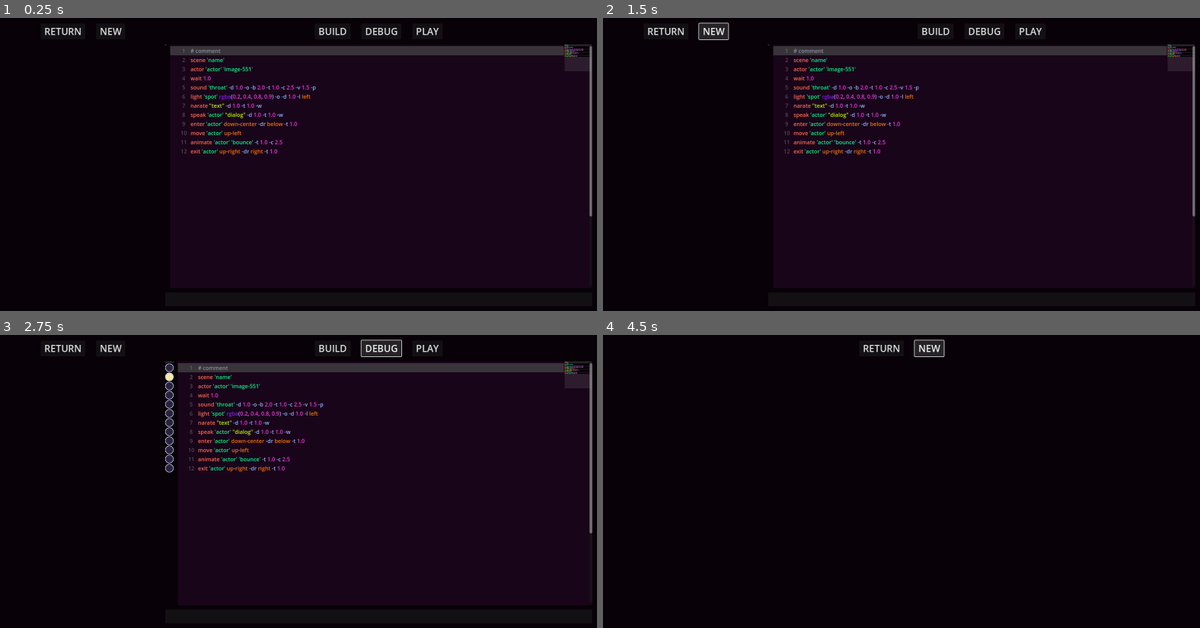
Above: before the commit, frames 1-4 (two rows, left to right).
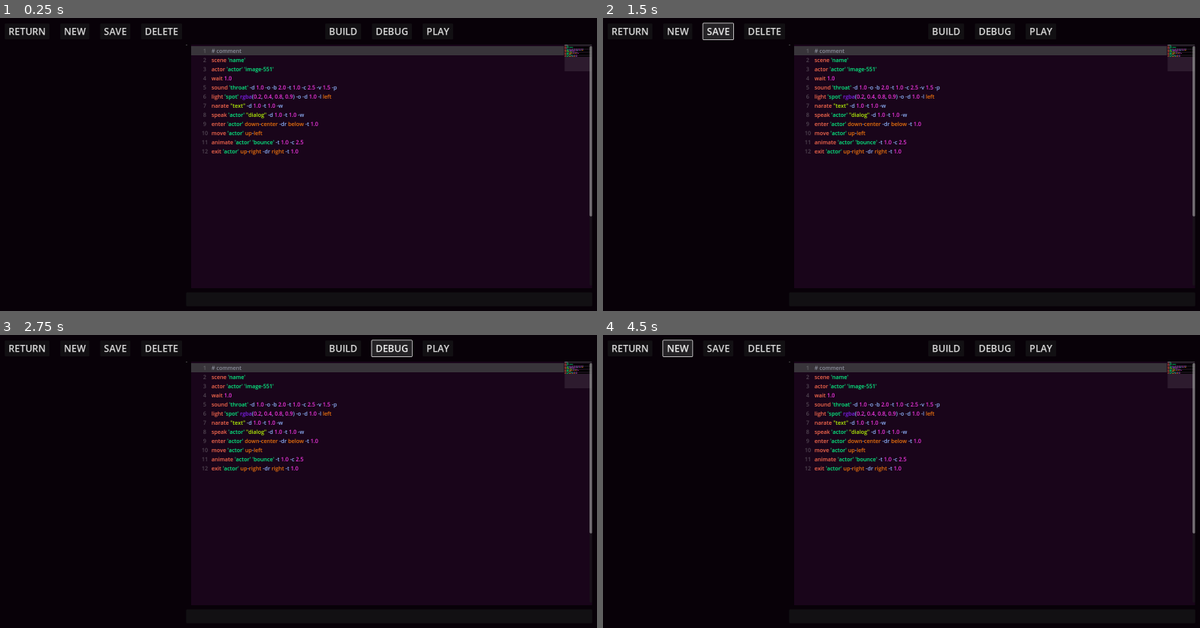
Above: after the commit, the same moments.

Repository: Wake1st/auguste
Game: Godot game, scene res://tests/test_ide.tscn
The game is run twice, just before and just after one commit, with the same random seed, the same clock (stepped at 60 frames per second) and the same inputs. This scene is started directly instead of the project's main scene. The engine's default icon, where the game draws it, is replaced by a stand-in: a white triangle on a blue panel in a dark square.
Inputs (mouse positions are in pixels of both pictures, inside the frame that each line leads up to):
- Up to frame 1 (0.25 s): no input
- Up to frame 2 (1.5 s): click "BUILD" at 0.5 s; click (716, 32) at 1.25 s, where only the run after the commit has a clickable "SAVE"
- Up to frame 3 (2.75 s): click "DEBUG" at 2 s
- Up to frame 4 (4.5 s): click "PLAY" at 2.75 s; click (1038, 349) at 3.5 s, where only the run after the commit has a clickable "PLAY"; click "NEW" at 4.25 s

The runs differ from the first frame. In frame 1, 2.7% of the frame differs, in the area x 1-76%, y 3-47%; in frame 2, 2.8%; in frame 3, 3.3%; in frame 4, 5.1%, in the area x 1-100%, y 1-68%.
Error after the commit: Invalid assignment of property or key 'lines' with value of type 'Array[String]' on a base object of type 'Nil'. (res://ui/editor/ide.gd:114)

Commit message:
script creation and deletion

Diff:
--- a/resources/Assets.gd
+++ b/resources/Assets.gd
@@ -42,17 +42,16 @@
 			file_name = dir.get_next()
 
 
-
 static func load_image(path: String) -> void:
 	var texture: Texture2D = load(path)
 	var file_name: String = path.get_file().split(".")[0]
-	Assets.textures.set(file_name, texture)
+	textures.set(file_name, texture)
 
 
 static func load_audio(path: String) -> void:
 	var audio: AudioStream = load(path)
 	var file_name: String = path.get_file().split(".")[0]
-	Assets.streams.set(file_name, audio)
+	streams.set(file_name, audio)
 
 
 static func load_script(path: String) -> void:
@@ -67,4 +66,53 @@
 	# store in RAM
 	var file_name = path.get_file().split(".")[0]
 	var script: ScriptData = ScriptData.new(file_name, lines.duplicate())
-	Assets.scripts.set(file_name, script)
+	scripts.set(file_name, script)
+
+
+static func save_script(script: ScriptData) -> void:
+	var path = "res://assets/scripts/%s.txt" % script.name
+	var file = FileAccess.open(path, FileAccess.WRITE)
+	for line in script.lines: # store all lines into the file
+		file.store_pascal_string(line)
+	file.close()
+
+	scripts[script.name] = script
+
+
+static func create_script(filename: String) -> void:
+	# ensure name is unique
+	var unique_file = create_unique_name(filename)
+
+	# load data
+	var path = "res://assets/scripts/%s.txt" % unique_file
+	var file = FileAccess.open(path, FileAccess.WRITE)
+	file.close()
+
+	# store in RAM
+	var script: ScriptData = ScriptData.new(unique_file, [])
+	scripts.set(unique_file, script)
+
+
+static func delete_script(filename: String) -> void:
+	# remove from storage
+	scripts.erase(filename)
+
+	# deletes the file
+	var dir = DirAccess.open("res://assets/scripts/")
+	dir.remove("%s.txt" % filename)
+
+
+static func has_script(filename: String) -> bool:
+	var dir = DirAccess.open("res://assets/scripts/")
+	return dir.file_exists("%s.txt" % filename)
+
+
+static func create_unique_name(name: String) -> String:
+	# ensure edited name is unique
+	var unique_name = name
+	var counter: int = 1
+	while has_script(unique_name):
+		unique_name = "%s(%s)" % [unique_name, counter]
+		counter += 1
+
+	return unique_name
--- a/ui/editor/ide.gd
+++ b/ui/editor/ide.gd
@@ -5,6 +5,8 @@
 signal return_selected()
 
 @onready var director: DebugDirector = %DebugDirector
+@onready var new_script_window: NewScriptWindow = $NewScriptWindow
+@onready var deletion_confirmation: ScriptDeletionConfirmation = $ScriptDeletionConfirmation
 
 @onready var script_selector: ScriptSelector = %ScriptSelector
 @onready var step_flag_column: StepFlagColumn = %StepFlagColumn
@@ -19,10 +21,13 @@
 
 func setup() -> void:
 	script_selector.setup(
+		_handle_script_selected,
 		_handle_return_selected,
 		_handle_create_selected,
-		_handle_script_selected
+		_handle_save_selected,
+		_handle_delete_selected
 	)
+	script_selector.refresh()
 
 
 func _ready() -> void:
@@ -30,29 +35,69 @@
 	text_editor.content_changed.connect(_handle_content_changed)
 	director.finished.connect(_handle_show_finished)
 
+	new_script_window.close_requested.connect(_handle_close_requested)
+	new_script_window.script_created.connect(_handle_creation_confirmed)
+
+	deletion_confirmation.close_requested.connect(_handle_close_requested)
+	deletion_confirmation.confirmed.connect(_handle_delete_confirmed)
+
 
 func _input(event) -> void:
 	if event.is_action_pressed("save"):
 		# get all lines
-		var lines = text_editor.get_lines()
-		script_data = ScriptData.new("EMPTY", lines)
+		script_data.lines = text_editor.get_lines()
 
+		# save file
+		Assets.save_script(script_data)
+
+		# return syntax errors
 		_check_errors(script_data)
 
 
+#region SelectionHandlers
 func _handle_return_selected() -> void:
 	visible = false
 	return_selected.emit()
 
 
 func _handle_create_selected() -> void:
-	# TODO: create an actual file
+	new_script_window.show()
+
+
+func _handle_creation_confirmed(filename: String) -> void:
+	# create an actual file and update local data
+	Assets.create_script(filename)
+	script_data = ScriptData.new(filename, [])
+
+	# ui updates
+	script_selector.refresh()
 	text_editor.clear()
 
 
+func _handle_close_requested() -> void:
+	new_script_window.hide()
+	new_script_window.clear()
+	deletion_confirmation.hide()
+
+
+func _handle_save_selected() -> void:
+	script_data.lines = text_editor.get_lines()
+	Assets.save_script(script_data)
+
+
+func _handle_delete_selected() -> void:
+	deletion_confirmation.request(script_data.name)
+
+
+func _handle_delete_confirmed() -> void:
+	Assets.delete_script(script_data.name)
+	text_editor.clear()
+	script_selector.refresh()
+
+
 func _handle_script_selected(script_name: String, _type: ImportListItem.ImportType) -> void:
-	var script: ScriptData = Assets.scripts[script_name]
-	text_editor.text = "\n".join(script.lines)
+	script_data = Assets.scripts[script_name]
+	text_editor.text = "\n".join(script_data.lines)
 
 
 func _handle_content_changed() -> void:
@@ -61,19 +106,18 @@
 
 func _handle_show_finished() -> void:
 	code_space.visible = true
+#endregion
 
-
+#region EditorHandlers
 func _on_btn_build_pressed() -> void:
 	# get all lines
-	var lines = text_editor.get_lines()
-	script_data = ScriptData.new("EMPTY", lines)
+	script_data.lines = text_editor.get_lines()
 	has_passed = _check_errors(script_data)
 
 
 func _on_btn_debug_pressed() -> void:
 	if has_unsaved_changes:
-		var lines = text_editor.get_lines()
-		script_data = ScriptData.new("EMPTY", lines)
+		script_data.lines = text_editor.get_lines()
 		has_passed = _check_errors(script_data)
 
 	if has_passed:
@@ -84,8 +128,7 @@
 
 func _on_btn_play_pressed() -> void:
 	if has_unsaved_changes:
-		var lines = text_editor.get_lines()
-		script_data = ScriptData.new("EMPTY", lines)
+		script_data.lines = text_editor.get_lines()
 		has_passed = _check_errors(script_data)
 
 	if has_passed:
@@ -107,3 +150,4 @@
 
 	# return if any errors
 	return errors.is_empty()
+#endregion
--- a/ui/editor/ide.tscn
+++ b/ui/editor/ide.tscn
@@ -7,6 +7,8 @@
 [ext_resource type="PackedScene" uid="uid://dnqgph3oj6i76" path="res://ui/editor/script_selector.tscn" id="3_npho7"]
 [ext_resource type="PackedScene" uid="uid://dlc3hfiwlcea3" path="res://ui/editor/error_display.tscn" id="3_shmj5"]
 [ext_resource type="PackedScene" uid="uid://c52dxdgoglm3" path="res://ui/editor/step_flag_column.tscn" id="4_fk22t"]
+[ext_resource type="PackedScene" uid="uid://byf6nblvykcgc" path="res://ui/editor/new_script_window.tscn" id="8_xc3c7"]
+[ext_resource type="PackedScene" uid="uid://d1voosbdbncq4" path="res://ui/editor/script_deletion_confirmation.tscn" id="9_lco62"]
 
 [node name="IDE" type="Control"]
 layout_mode = 3
@@ -136,6 +138,12 @@
 
 [node name="Camera2D" type="Camera2D" parent="Panel/MarginContainer/HBoxContainer/SubViewportContainer/SubViewport"]
 
+[node name="NewScriptWindow" parent="." instance=ExtResource("8_xc3c7")]
+visible = false
+
+[node name="ScriptDeletionConfirmation" parent="." instance=ExtResource("9_lco62")]
+visible = false
+
 [connection signal="pressed" from="Panel/MarginContainer/HBoxContainer/HSplitContainer/CodeSpace/HBoxContainer/BtnBuild" to="." method="_on_btn_build_pressed"]
 [connection signal="pressed" from="Panel/MarginContainer/HBoxContainer/HSplitContainer/CodeSpace/HBoxContainer/BtnDebug" to="." method="_on_btn_debug_pressed"]
 [connection signal="pressed" from="Panel/MarginContainer/HBoxContainer/HSplitContainer/CodeSpace/HBoxContainer/BtnPlay" to="." method="_on_btn_play_pressed"]
--- /dev/null
+++ b/ui/editor/new_script_window.gd
@@ -0,0 +1,20 @@
+class_name NewScriptWindow
+extends Window
+
+
+signal script_created(text: String)
+
+@onready var text_edit: TextEdit = %TextEdit
+
+
+func clear() -> void:
+	text_edit.clear()
+
+
+func _on_btn_cancel_pressed() -> void:
+	close_requested.emit()
+
+
+func _on_btn_confirm_pressed() -> void:
+	script_created.emit(text_edit.text)
+	close_requested.emit()
--- /dev/null
+++ b/ui/editor/new_script_window.tscn
@@ -0,0 +1,68 @@
+[gd_scene load_steps=2 format=3 uid="uid://byf6nblvykcgc"]
+
+[ext_resource type="Script" uid="uid://c7uhaiwhvlofd" path="res://ui/editor/new_script_window.gd" id="1_o487l"]
+
+[node name="NewScriptWindow" type="Window"]
+title = "Create New Script"
+initial_position = 1
+size = Vector2i(600, 200)
+transient = true
+script = ExtResource("1_o487l")
+
+[node name="Control" type="Control" parent="."]
+layout_mode = 3
+anchors_preset = 15
+anchor_right = 1.0
+anchor_bottom = 1.0
+grow_horizontal = 2
+grow_vertical = 2
+
+[node name="TextEdit" type="TextEdit" parent="Control"]
+unique_name_in_owner = true
+custom_minimum_size = Vector2(540, 50)
+layout_mode = 1
+anchors_preset = 8
+anchor_left = 0.5
+anchor_top = 0.5
+anchor_right = 0.5
+anchor_bottom = 0.5
+offset_left = -270.0
+offset_top = -69.0
+offset_right = 270.0
+offset_bottom = -19.0
+grow_horizontal = 2
+grow_vertical = 2
+theme_override_font_sizes/font_size = 24
+placeholder_text = "script_name"
+
+[node name="BtnCancel" type="Button" parent="Control"]
+layout_mode = 1
+anchors_preset = 2
+anchor_top = 1.0
+anchor_bottom = 1.0
+offset_left = 30.0
+offset_top = -81.0
+offset_right = 202.0
+offset_bottom = -28.0
+grow_vertical = 0
+theme_override_font_sizes/font_size = 32
+text = " CANCEL "
+
+[node name="BtnConfirm" type="Button" parent="Control"]
+layout_mode = 1
+anchors_preset = 3
+anchor_left = 1.0
+anchor_top = 1.0
+anchor_right = 1.0
+anchor_bottom = 1.0
+offset_left = -202.0
+offset_top = -81.0
+offset_right = -30.0
+offset_bottom = -28.0
+grow_horizontal = 0
+grow_vertical = 0
+theme_override_font_sizes/font_size = 32
+text = " CONFIRM "
+
+[connection signal="pressed" from="Control/BtnCancel" to="." method="_on_btn_cancel_pressed"]
+[connection signal="pressed" from="Control/BtnConfirm" to="." method="_on_btn_confirm_pressed"]
--- /dev/null
+++ b/ui/editor/script_deletion_confirmation.gd
@@ -0,0 +1,21 @@
+class_name ScriptDeletionConfirmation
+extends Window
+
+
+signal confirmed()
+
+@onready var script_name: Label = %ScriptName
+
+
+func request(script: String) -> void:
+	script_name.text = script
+	show()
+
+
+func _on_btn_cancel_pressed():
+	close_requested.emit()
+
+
+func _on_btn_confirm_pressed():
+	confirmed.emit()
+	close_requested.emit()
--- /dev/null
+++ b/ui/editor/script_deletion_confirmation.tscn
@@ -0,0 +1,102 @@
+[gd_scene load_steps=2 format=3 uid="uid://d1voosbdbncq4"]
+
+[ext_resource type="Script" uid="uid://bdk2pjm3yemar" path="res://ui/editor/script_deletion_confirmation.gd" id="1_qytx7"]
+
+[node name="ScriptDeletionConfirmation" type="Window"]
+title = "Script Deletion Confirmation"
+initial_position = 1
+size = Vector2i(480, 200)
+script = ExtResource("1_qytx7")
+
+[node name="Control" type="Control" parent="."]
+layout_mode = 3
+anchors_preset = 15
+anchor_right = 1.0
+anchor_bottom = 1.0
+grow_horizontal = 2
+grow_vertical = 2
+
+[node name="BtnCancel" type="Button" parent="Control"]
+layout_mode = 1
+anchors_preset = 2
+anchor_top = 1.0
+anchor_bottom = 1.0
+offset_left = 27.0
+offset_top = -79.0
+offset_right = 199.0
+offset_bottom = -26.0
+grow_vertical = 0
+theme_override_font_sizes/font_size = 32
+text = " CANCEL "
+
+[node name="BtnConfirm" type="Button" parent="Control"]
+layout_mode = 1
+anchors_preset = 3
+anchor_left = 1.0
+anchor_top = 1.0
+anchor_right = 1.0
+anchor_bottom = 1.0
+offset_left = -202.0
+offset_top = -79.0
+offset_right = -30.0
+offset_bottom = -26.0
+grow_horizontal = 0
+grow_vertical = 0
+theme_override_font_sizes/font_size = 32
+text = " CONFIRM "
+
+[node name="Label" type="Label" parent="Control"]
+layout_mode = 1
+anchors_preset = 8
+anchor_left = 0.5
+anchor_top = 0.5
+anchor_right = 0.5
+anchor_bottom = 0.5
+offset_left = -212.0
+offset_top = -93.0
+offset_right = 212.0
+offset_bottom = -41.0
+grow_horizontal = 2
+grow_vertical = 2
+theme_override_font_sizes/font_size = 24
+text = "Permanently delete this script?"
+horizontal_alignment = 1
+vertical_alignment = 1
+autowrap_mode = 2
+
+[node name="Panel" type="Panel" parent="Control"]
+layout_mode = 1
+anchors_preset = 8
+anchor_left = 0.5
+anchor_top = 0.5
+anchor_right = 0.5
+anchor_bottom = 0.5
+offset_left = -212.0
+offset_top = -41.0
+offset_right = 212.0
+offset_bottom = -1.0
+grow_horizontal = 2
+grow_vertical = 2
+
+[node name="ScriptName" type="Label" parent="Control/Panel"]
+unique_name_in_owner = true
+layout_mode = 1
+anchors_preset = 8
+anchor_left = 0.5
+anchor_top = 0.5
+anchor_right = 0.5
+anchor_bottom = 0.5
+offset_left = -212.0
+offset_top = -20.0
+offset_right = 212.0
+offset_bottom = 20.0
+grow_horizontal = 2
+grow_vertical = 2
+theme_override_font_sizes/font_size = 24
+text = "file_name"
+horizontal_alignment = 1
+vertical_alignment = 1
+autowrap_mode = 2
+
+[connection signal="pressed" from="Control/BtnCancel" to="." method="_on_btn_cancel_pressed"]
+[connection signal="pressed" from="Control/BtnConfirm" to="." method="_on_btn_confirm_pressed"]
--- a/ui/editor/script_selector.gd
+++ b/ui/editor/script_selector.gd
@@ -6,18 +6,36 @@
 
 @onready var btn_return: Button = %BtnReturn
 @onready var btn_create: Button = %BtnCreate
+@onready var btn_save: Button = %BtnSave
+@onready var btn_delete: Button = %BtnDelete
 
 var selection_callable: Callable
 
 
-func setup(rtn: Callable, create: Callable, selection: Callable) -> void:
+func setup(
+	selection: Callable,
+	rtn: Callable,
+	create: Callable,
+	save: Callable,
+	delete: Callable
+) -> void:
 	selection_callable = selection
 	btn_return.pressed.connect(rtn)
 	btn_create.pressed.connect(create)
+	btn_save.pressed.connect(save)
+	btn_delete.pressed.connect(delete)
+
+
+func refresh() -> void:
+	# clear away existing entries
+	for listing in get_tree().get_nodes_in_group("script_listing"):
+		remove_child(listing)
+		listing.queue_free()
 
 	# list scripts
 	for script in Assets.scripts.keys():
 		var list_item: ImportListItem = IMPORT_LIST_ITEM.instantiate()
 		list_item.selected.connect(selection_callable)
+		list_item.add_to_group("script_listing")
 		add_child(list_item)
 		list_item.setup(script, ImportListItem.ImportType.SCRIPT)
--- a/ui/editor/script_selector.tscn
+++ b/ui/editor/script_selector.tscn
@@ -25,5 +25,19 @@
 theme_override_font_sizes/font_size = 28
 text = " NEW "
 
+[node name="BtnSave" type="Button" parent="HBoxContainer"]
+unique_name_in_owner = true
+layout_mode = 2
+theme_override_font_sizes/font_size = 28
+text = " SAVE "
+
+[node name="BtnDelete" type="Button" parent="HBoxContainer"]
+unique_name_in_owner = true
+layout_mode = 2
+theme_override_font_sizes/font_size = 28
+text = " DELETE "
+
 [connection signal="pressed" from="HBoxContainer/BtnReturn" to="." method="_on_btn_return_pressed"]
 [connection signal="pressed" from="HBoxContainer/BtnCreate" to="." method="_on_btn_create_pressed"]
+[connection signal="pressed" from="HBoxContainer/BtnSave" to="." method="_on_btn_save_pressed"]
+[connection signal="pressed" from="HBoxContainer/BtnDelete" to="." method="_on_btn_delete_pressed"]
--- a/ui/editor/text_editor.gd
+++ b/ui/editor/text_editor.gd
@@ -19,8 +19,11 @@
 	set_caret_column(location.x)
 
 
-func get_lines() -> PackedStringArray:
-	return text.split("\n")
+func get_lines() -> Array[String]:
+	var lines: Array[String]
+	for line in text.split("\n"):
+		lines.push_back(line)
+	return lines
 
 
 func _ready() -> void:
--- a/ui/menus/container.gd
+++ b/ui/menus/container.gd
@@ -34,5 +34,6 @@
 
 	var display: TextEditor = TEXT_EDITOR.instantiate()
 	display.text = "\n".join(script.lines as PackedStringArray)
+	display.editable = false
 	add_child(display)
 	current_display = display
Not shown: 1 places in ui/editor/ide.tscn that only renumber resources
Not shown, added: ui/editor/new_script_window.gd.uid
Not shown, added: ui/editor/script_deletion_confirmation.gd.uid
Not shown, changed: README.md
